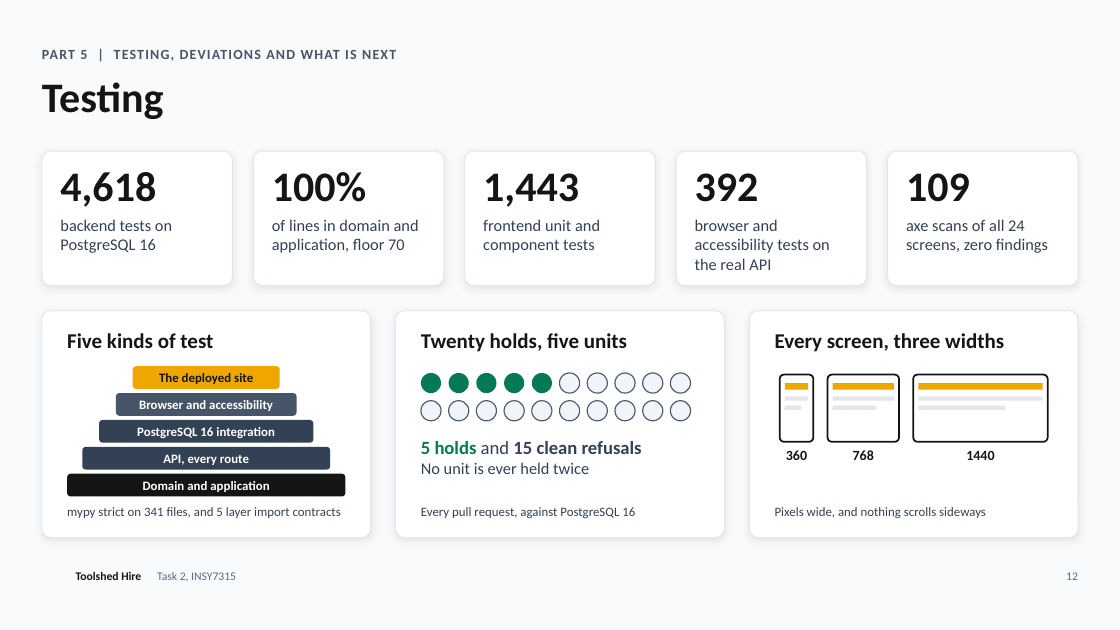
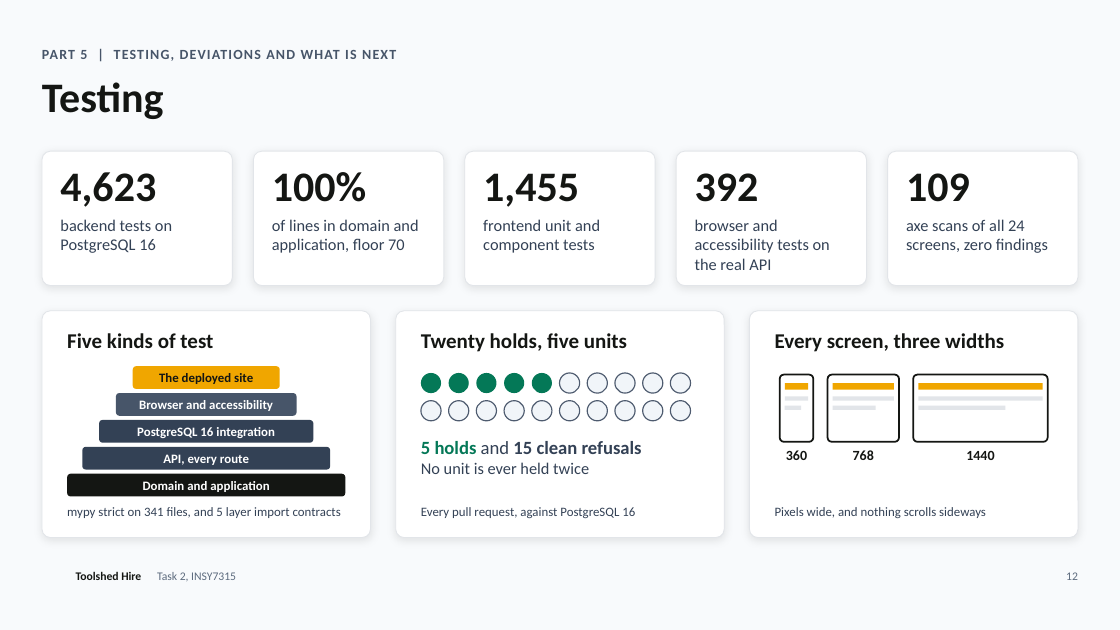
Before and after one commit to teon-artilionAI/toolshed-hire, a slide deck: slide 12 of docs/task2/slides/toolshed-hire-task-2.pptx. Drawn at 1120x630 pixels with LibreOffice and Linux fonts; fonts in the diff are those of the drawing; background and template pictures are left out. Boxes give left, top, right and bottom in pixels: in the first picture for what was removed or moved away, otherwise in the second. Text is boxed around its words. In the diff, an @@ line names an element or a change of style, - is before the commit and + after.

Commit message:
docs: bring the slides up to release 0.4.1
The testing slide shows the test counts after the hotfix, the release row
shows 0.4.1, and the environments card says which release is live.

Refs #16

```diff
--- a/docs/task2/slides/toolshed-hire-task-2.pptx
+++ b/docs/task2/slides/toolshed-hire-task-2.pptx
@@ text at bbox=[60, 172, 156, 207]: text changed @@
-4,618
+4,623
@@ text at bbox=[483, 173, 579, 207]: text changed @@
-1,443
+1,455
```
Also in this commit, not shown: 2 other slides changed, 1 other file.
